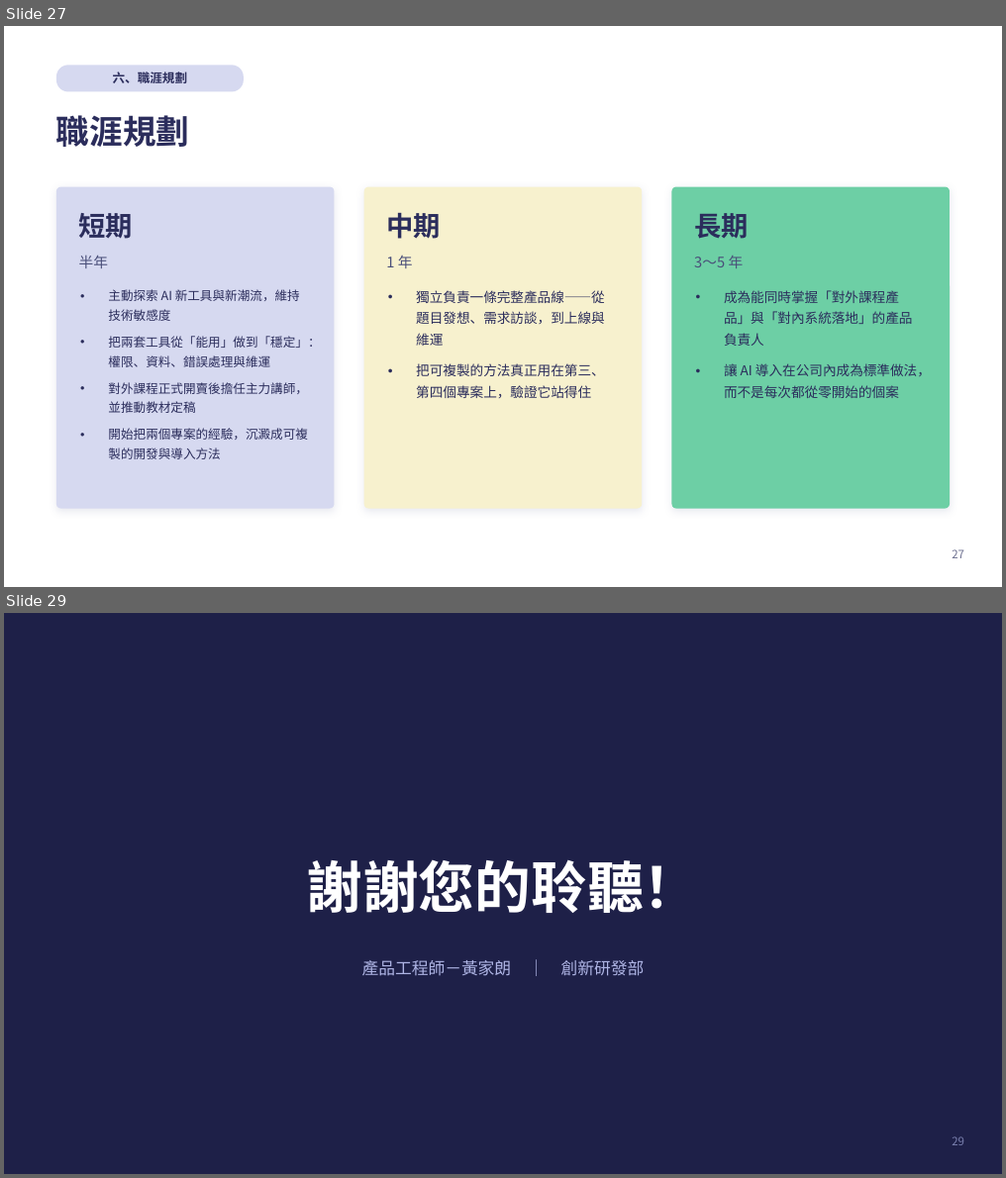
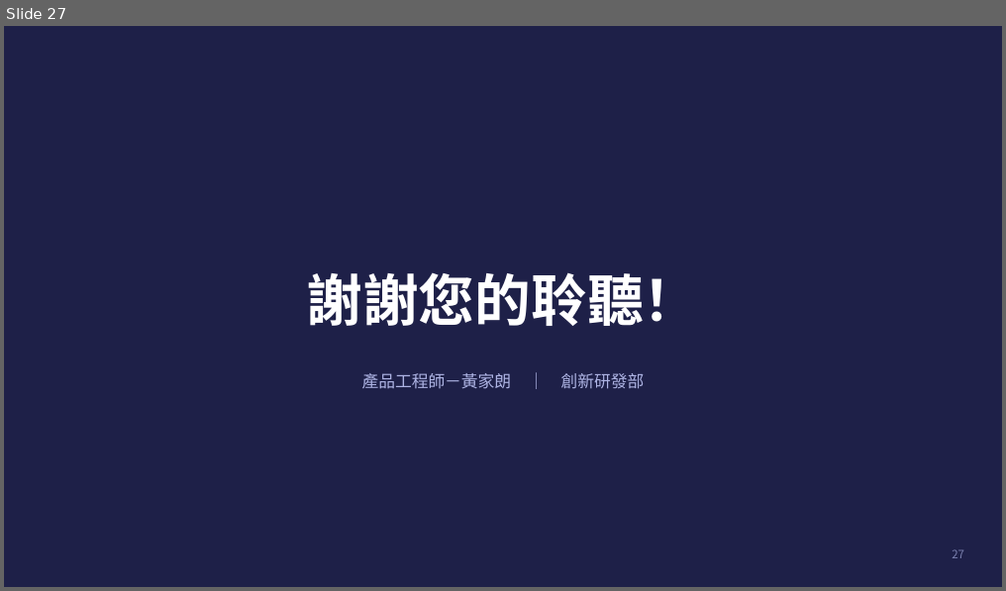
Before and after one commit to kirihuang-bit/freshman-report, a slide deck: 黃家朗新人報告.pptx. Shown one above the other, each under a label of ours: slides 27 and 29 before the commit, slide 27 after it; the slides between them are not shown. The pictures are 1006x1178 and 1006x591 pixels, drawn with LibreOffice and Linux fonts; fonts in the diff are those of the drawing. Boxes give left, top, right and bottom in pixels: in the first picture for what was removed or moved away, otherwise in the second. Text is boxed around its words. In the diff, an @@ line names an element or a change of style, - is before the commit and + after.

```diff
--- a/黃家朗新人報告.pptx
+++ b/黃家朗新人報告.pptx
@@ slide 27 removed at <box>4,26,1002,587</box>, background #FFFFFF @@
@@ rounded rectangle removed at <box>56,65,244,92</box> @@
-六、職涯規劃
@@ text removed at <box>56,115,189,147</box> @@
-職涯規劃
@@ rounded rectangle removed at <box>56,187,334,509</box> @@
@@ rounded rectangle removed at <box>364,187,642,509</box> @@
@@ rounded rectangle removed at <box>672,187,949,509</box> @@
@@ text removed at <box>79,213,134,239</box> @@
-短期
@@ text removed at <box>386,212,441,239</box> @@
-中期
@@ text removed at <box>694,213,748,239</box> @@
-長期
@@ text removed at <box>79,256,108,269</box> @@
-半年
@@ text removed at <box>386,256,413,269</box> @@
-1 年
@@ text removed at <box>694,256,744,269</box> @@
-3～5 年
@@ text removed at <box>108,289,320,460</box> @@
-• 主動探索 AI 新工具與新潮流，維持技術敏感度
-• 把兩套工具從「能用」做到「穩定」：權限、資料、錯誤處理與維運
-• 對外課程正式開賣後擔任主力講師，並推動教材定稿
-• 開始把兩個專案的經驗，沉澱成可複製的開發與導入方法
@@ text removed at <box>416,290,605,398</box> @@
-• 獨立負責一條完整產品線——從題目發想、需求訪談，到上線與維運
-• 把可複製的方法真正用在第三、第四個專案上，驗證它站得住
@@ text removed at <box>724,290,931,398</box> @@
-• 成為能同時掌握「對外課程產品」與「對內系統落地」的產品負責人
-• 讓 AI 導入在公司內成為標準做法，而不是每次都從零開始的個案
@@ page number removed at <box>951,550,964,559</box> @@
-27
@@ what was slide 29 is now slide 27 @@
@@ page number at <box>951,550,964,559</box>: text changed @@
-29
+27
```
Also in this commit, not shown: 3 slides changed, 3 slides added, 4 other slides removed, 1 other file.
